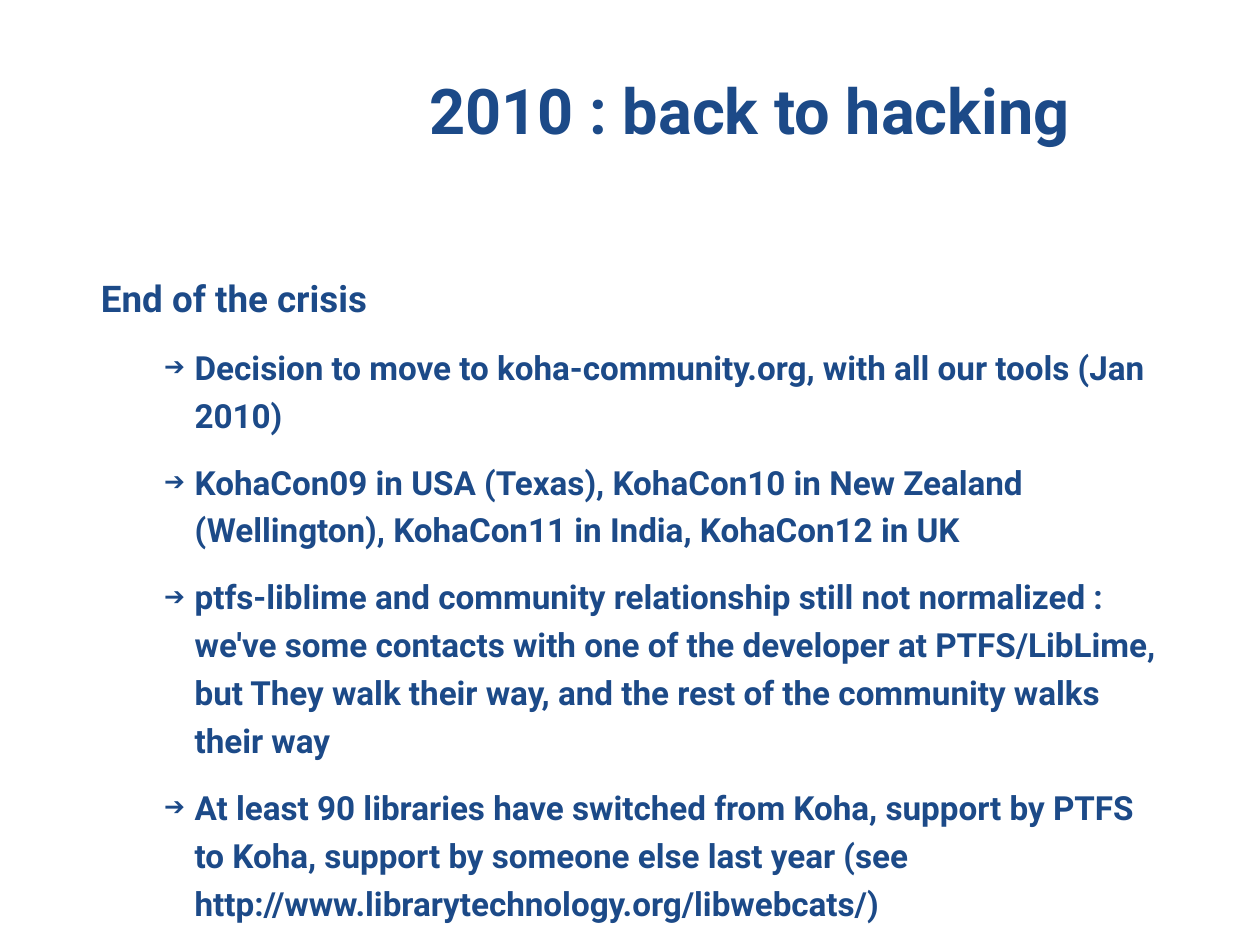
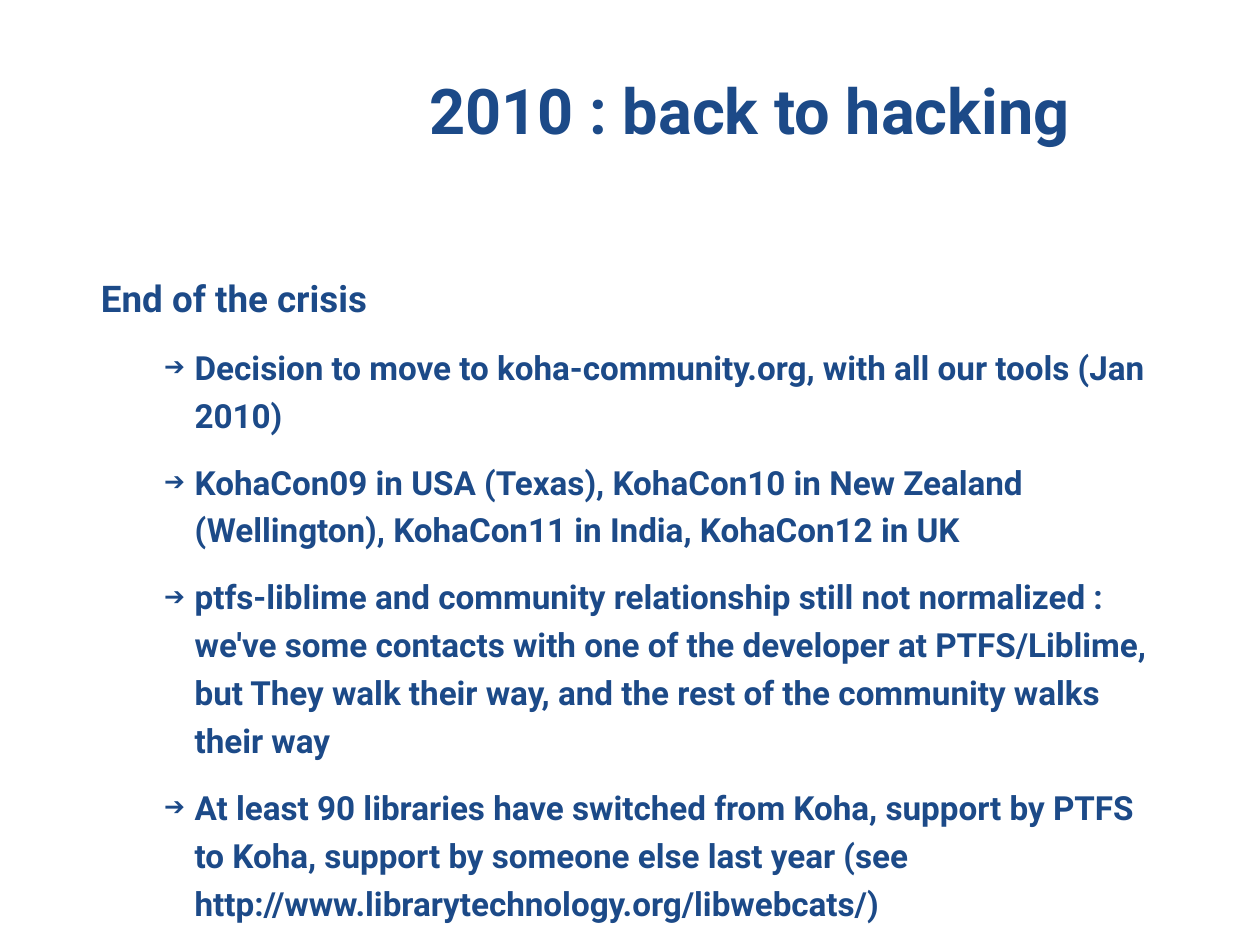
Before and after one commit to ranginui/presentation, a slide deck: slide 15 of kohacon15/history/history.odp. Drawn at 1260x945 pixels with LibreOffice and Linux fonts; fonts in the diff are those of the drawing; background and template pictures are left out. Boxes give left, top, right and bottom in pixels: in the first picture for what was removed or moved away, otherwise in the second. Text is boxed around its words. In the diff, an @@ line names an element or a change of style, - is before the commit and + after.

```diff
--- a/kohacon15/history/history.odp
+++ b/kohacon15/history/history.odp
@@ text at [195, 583, 1146, 760]: text changed @@
-  ➔ ptfs-liblime and community relationship still not normalized : we've some contacts with one of the developer at PTFS/LibLime, but They walk their way, and the rest of the community walks their way
+  ➔ ptfs-liblime and community relationship still not normalized : we've some contacts with one of the developer at PTFS/Liblime, but They walk their way, and the rest of the community walks their way
```
Also in this commit, not shown: 1 other slide changed, 1 other file.
